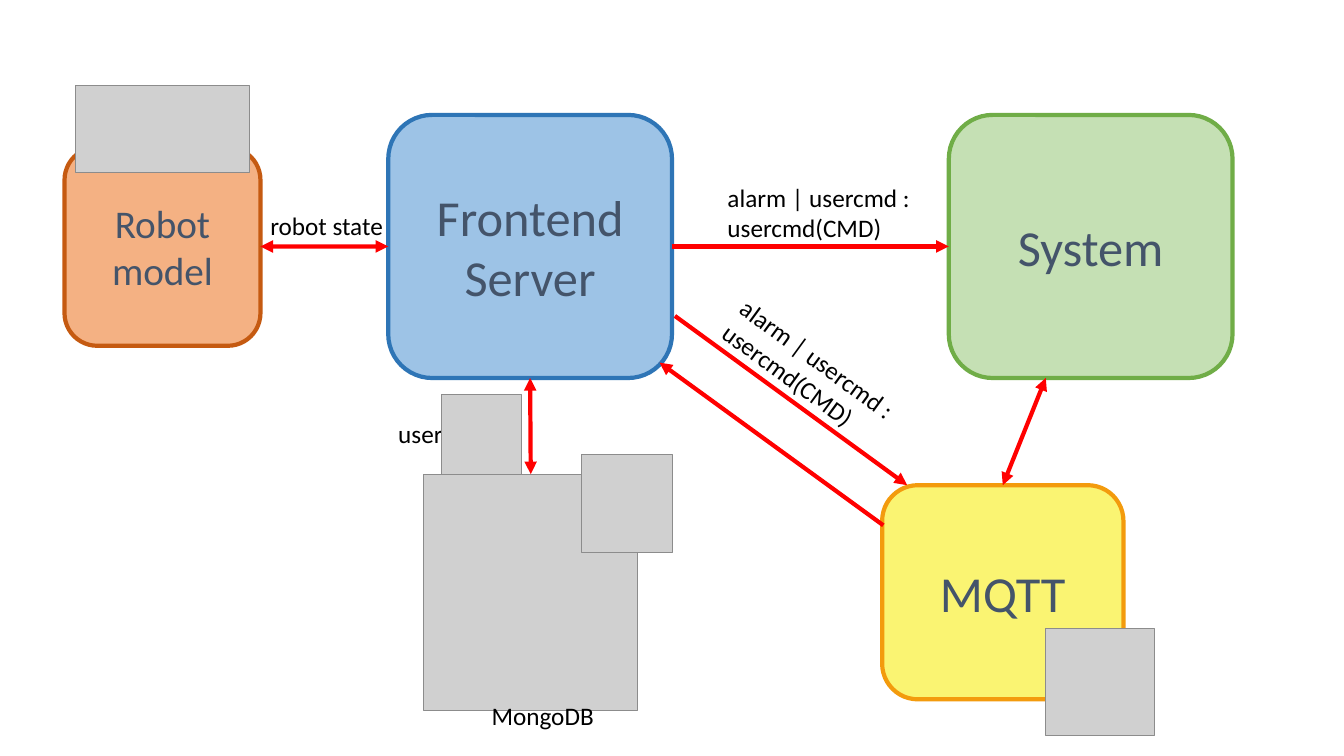
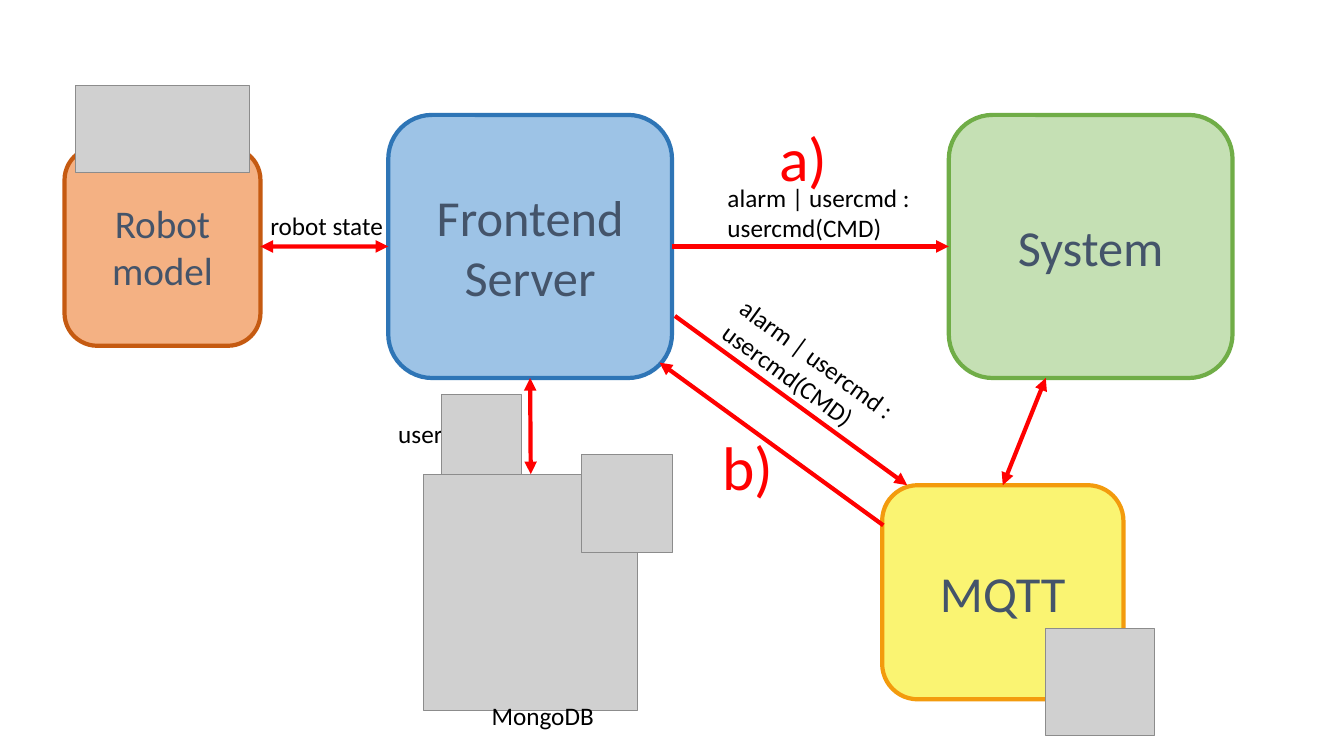
Before and after one commit to FFrabetti/ProgettoISS_relazione, a slide deck: slide 13 of Appunti/ISSPowerPoint.pptx. Drawn at 1344x756 pixels with LibreOffice and Linux fonts; fonts in the diff are those of the drawing; grey boxes stand for pictures. Boxes give left, top, right and bottom in pixels: in the first picture for what was removed or moved away, otherwise in the second. Text is boxed around its words. In the diff, an @@ line names an element or a change of style, - is before the commit and + after.

```diff
--- a/Appunti/ISSPowerPoint.pptx
+++ b/Appunti/ISSPowerPoint.pptx
@@ text added at [779, 136, 827, 196], 44 pt, text #FF0000 @@
+a)
@@ text added at [723, 439, 774, 499], 44 pt, text #FF0000 @@
+b)
```
Also in this commit, not shown: 2 other slides changed, 17 other files.
